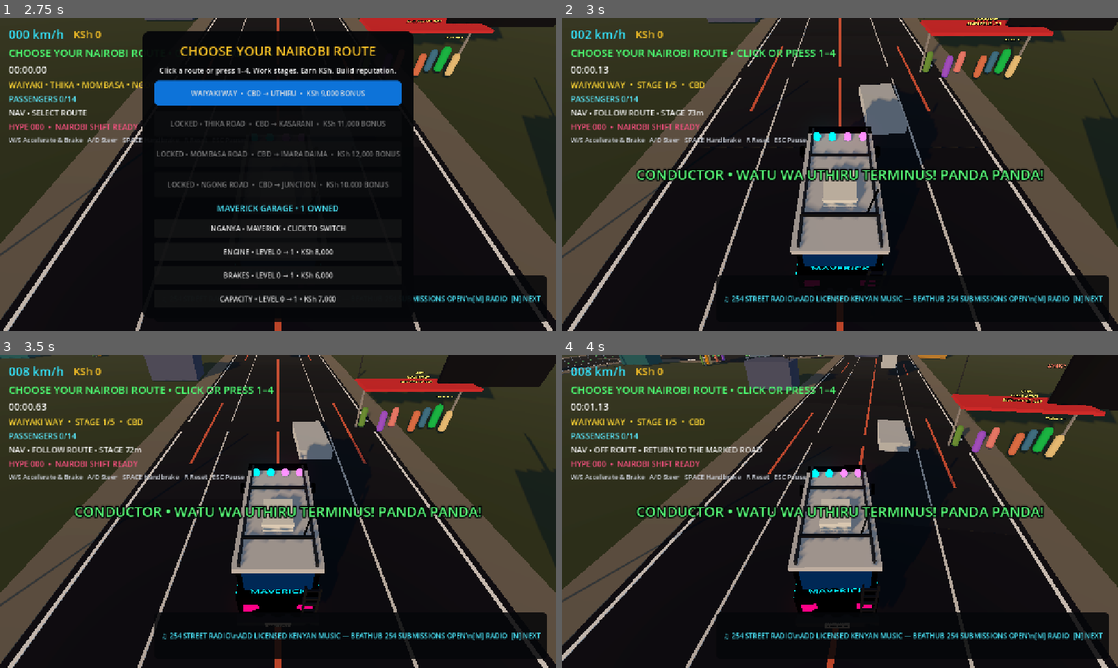
Above: before the commit, frames 1-4 (two rows, left to right).
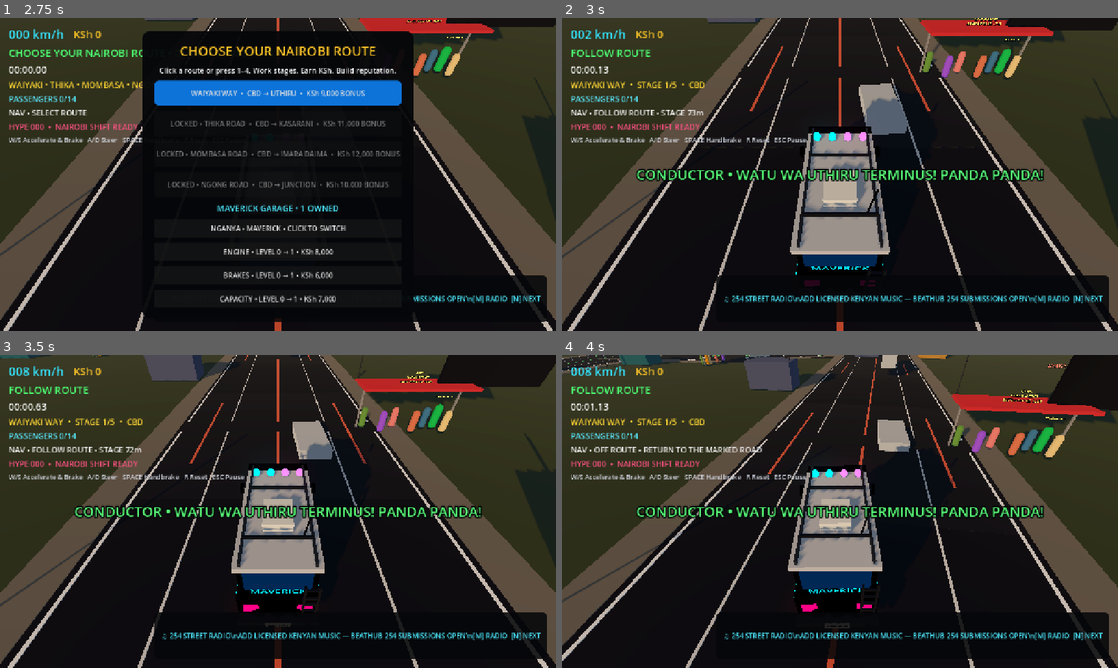
Above: after the commit, the same moments.

Repository: beathubonline-arch/Matatu-Mayhem
Game: Godot game, scene res://scenes/main/Main.tscn
Same seed, same stepped clock (60 frames per second), same inputs: the game is played once before the commit and once after it.
Inputs (mouse positions are in pixels of both pictures, inside the frame that each line leads up to):
- Up to frame 1 (2.75 s): tap A (steer_left) at 0.5, 1.25, 2 s; move the mouse to (400, 158) at 0.52 s; hold D (steer_right) 0.53-1.28 s; hold N (radio_next) 0.53-1.28 s; click (400, 158) at 0.67 s; move the mouse to (166, 190) at 1.27 s; hold S (brake) 1.28-2.03 s; tap M (radio_toggle) at 1.35 s; move the mouse to (333, 105) at 2.02 s; hold D (steer_right) from 2.03 s (still down); tap L at 2.1 s
- Up to frame 2 (3 s): tap A (steer_left) at 2.75 s; move the mouse to (812, 237) at 2.77 s; release D (steer_right) at 2.78 s; hold W (accelerate) from 2.78 s (still down); tap 1 at 2.85 s; click (812, 237) at 2.92 s
- Up to frame 3 (3.5 s): keep holding W (accelerate)
- Up to frame 4 (4 s): move the mouse to (1006, 558) at 3.52 s; release W (accelerate) at 3.53 s; hold A (steer_left) from 3.53 s (still down); tap 2 at 3.6 s

Frame 1 is identical in both runs. In frame 2, 0.7% of the frame differs, in the area x 1-50%, y 10-13%; in frame 3, 0.7%; in frame 4, 0.7%.
Error in both runs: Invalid call. Nonexistent function 'get_corridor' in base 'Nil'. (res://scripts/gameplay/CorridorServiceManager.gd:340)

Commit message:
Keep live HUD objective synchronized after route events

Diff:
--- a/scripts/ui/HUD.gd
+++ b/scripts/ui/HUD.gd
@@ -38,6 +38,7 @@
 var _rush_time := 0.0
 var _rush_bonus := 0
 var _shop_index := 0
+var _service_objective := "FOLLOW ROUTE"
 
 func _ready() -> void:
 	process_mode = Node.PROCESS_MODE_ALWAYS
@@ -251,7 +252,8 @@
 	finish_panel.visible = false
 
 func _on_service_progress(message: String) -> void:
-	objective_label.text = message
+	_service_objective = message
+	_render_live_objective()
 
 func _on_corridor_time_changed(seconds: float) -> void:
 	_corridor_time = seconds
@@ -494,6 +496,8 @@
 		return
 	if _rush_time > 0.0 and _rush_bonus > 0:
 		objective_label.text = "STAGE RUSH • %.1fs • +KSh %s" % [_rush_time, _format_number(_rush_bonus)]
+		return
+	objective_label.text = _service_objective
 
 
 func _on_nganya_available(name: String, price: int) -> void:
